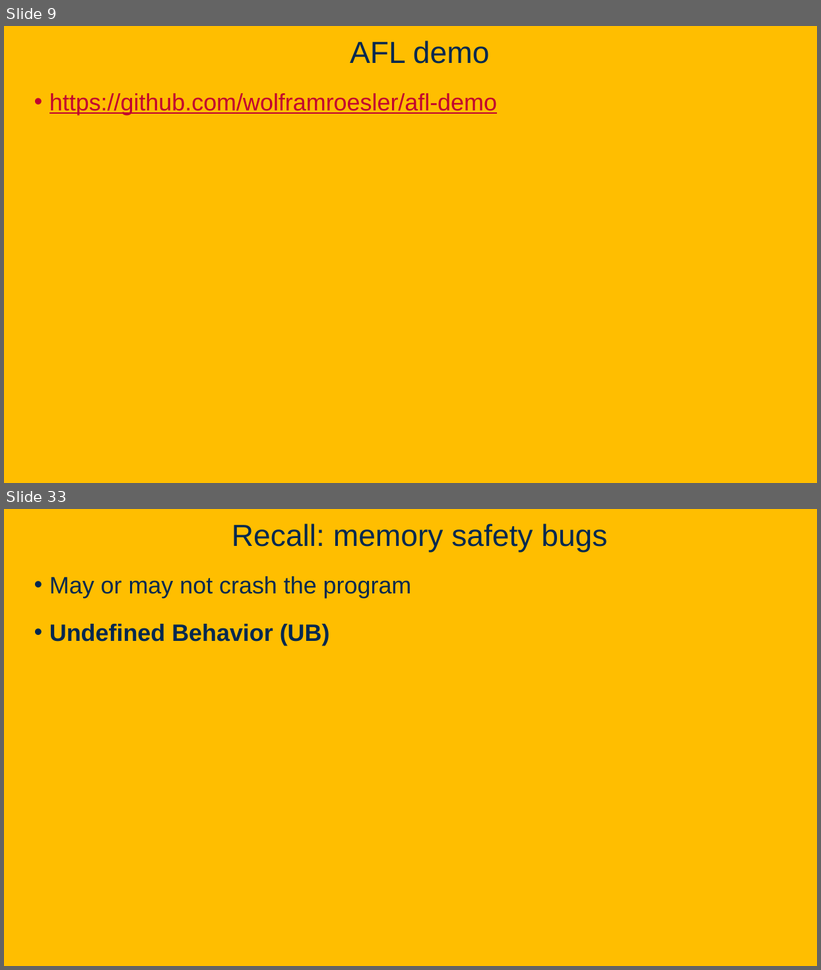
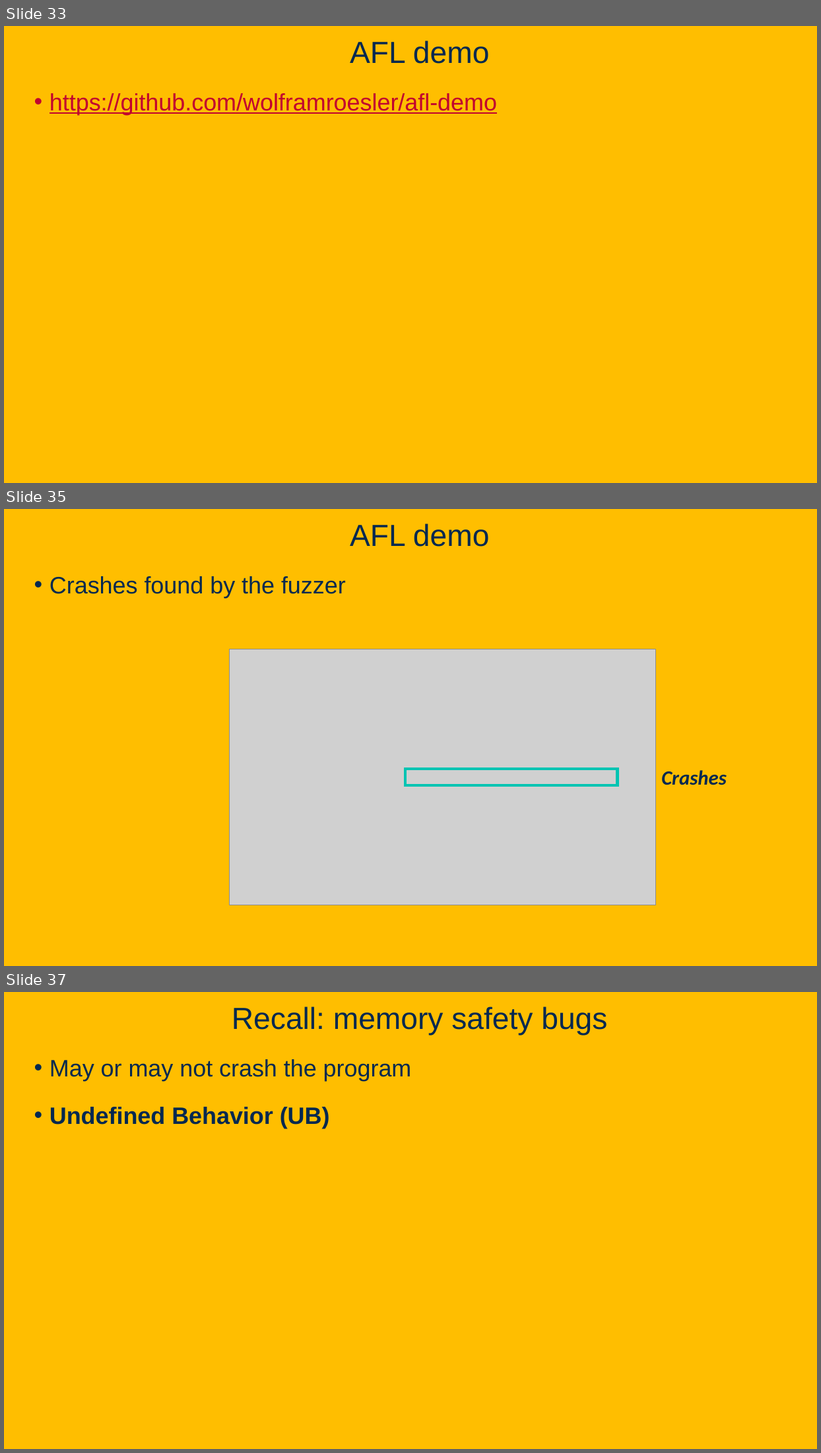
Before and after one commit to davsec-teaching/ecs160-f25, a slide deck: slides/10_fuzzing.pptx. Shown one above the other, each under a label of ours: slides 9 and 33 before the commit, slides 33, 35 and 37 after it; the slides between them are not shown. The pictures are 821x970 and 821x1453 pixels, drawn with LibreOffice and Linux fonts; fonts in the diff are those of the drawing; grey boxes stand for pictures; background and template pictures are left out. Boxes give left, top, right and bottom in pixels: in the first picture for what was removed or moved away, otherwise in the second. Text is boxed around its words. In the diff, an @@ line names an element or a change of style, - is before the commit and + after.

```diff
--- a/slides/10_fuzzing.pptx
+++ b/slides/10_fuzzing.pptx
@@ slide 35 added at (4, 509, 817, 966), background picture (left out) @@
@@ title added at (350, 524, 490, 547), 36 pt, text #022850 @@
+AFL demo
@@ text added at (50, 576, 346, 598), 28 pt, text #022850 @@
+• Crashes found by the fuzzer
@@ picture added at (230, 650, 656, 906) @@
@@ rectangle added at (405, 769, 618, 786), outline #00C4B2 3.25 pt @@
@@ text added at (661, 770, 727, 786), 24 pt, text #022850, bold, italic @@
+Crashes
@@ what was slide 9 is now slide 33 @@
@@ what was slide 33 is now slide 37 @@
```
Also in this commit, not shown: 5 slides changed, 6 other slides added, 2 slides removed.
